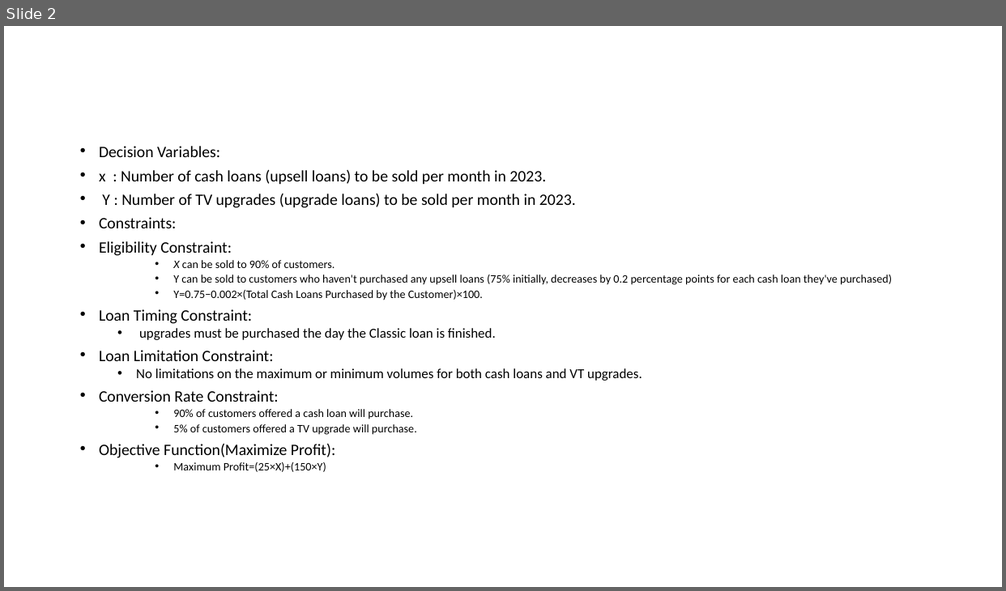
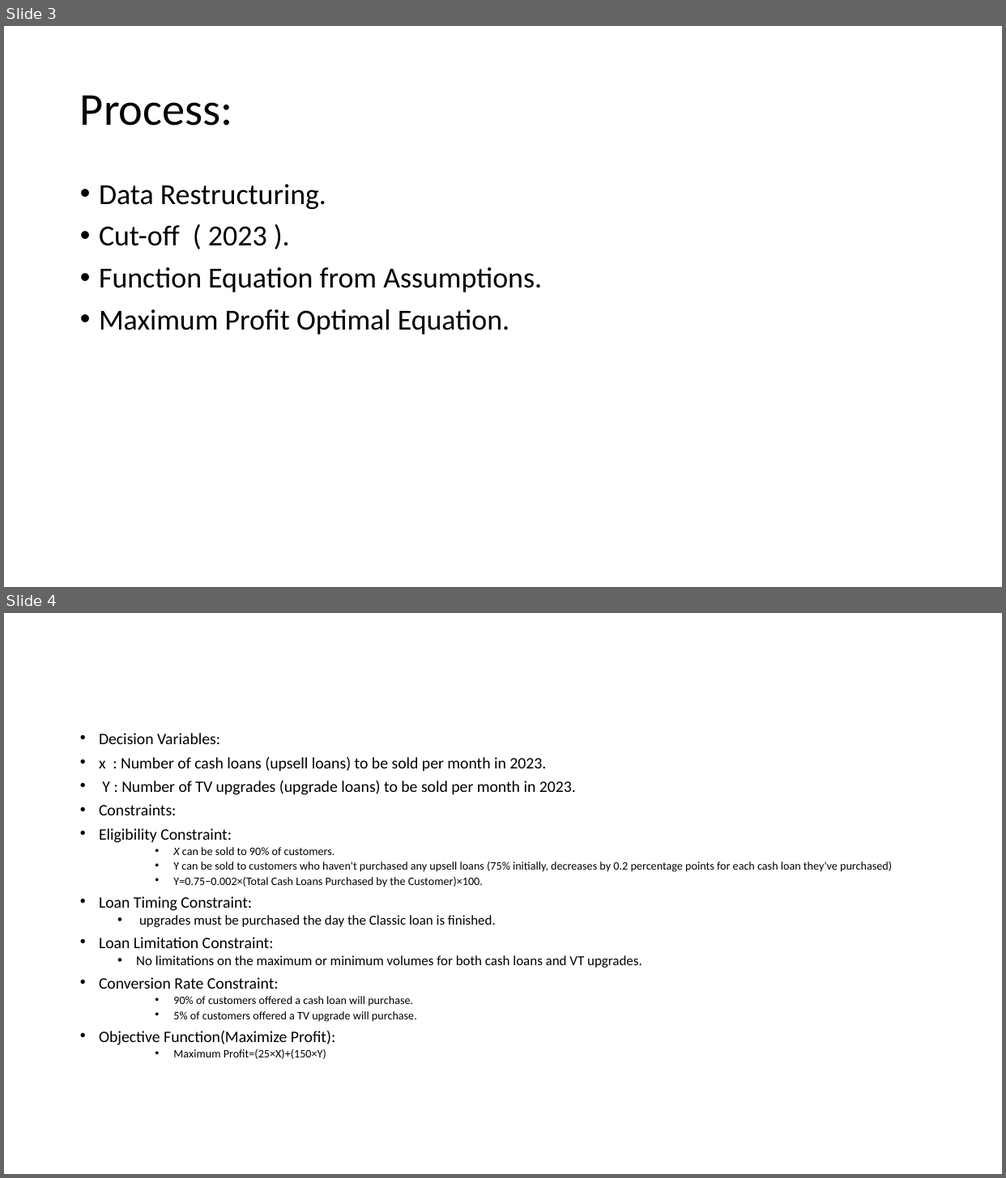
Before and after one commit to MGASALUCAS/credable-hackathon, a slide deck: revenue maximization.pptx. Shown one above the other, each under a label of ours: slide 2 before the commit, slides 3 and 4 after it. The pictures are 1006x591 and 1006x1178 pixels, drawn with LibreOffice and Linux fonts; fonts in the diff are those of the drawing. Boxes give left, top, right and bottom in pixels: in the first picture for what was removed or moved away, otherwise in the second. Text is boxed around its words. In the diff, an @@ line names an element or a change of style, - is before the commit and + after.

```diff
--- a/revenue maximization.pptx
+++ b/revenue maximization.pptx
@@ slide 3 added at box(4, 26, 1002, 587), background #FFFFFF @@
@@ title added at box(80, 95, 233, 126), 44 pt, text #000000 @@
+Process:
@@ text added at box(99, 184, 542, 335), 28 pt, text #000000 @@
+• Data Restructuring.
+• Cut-off ( 2023 ).
+• Function Equation from Assumptions.
+• Maximum Profit Optimal Equation.
@@ what was slide 2 is now slide 4 @@
```
Also in this commit, not shown: 2 slides changed, 1 other slide added.
